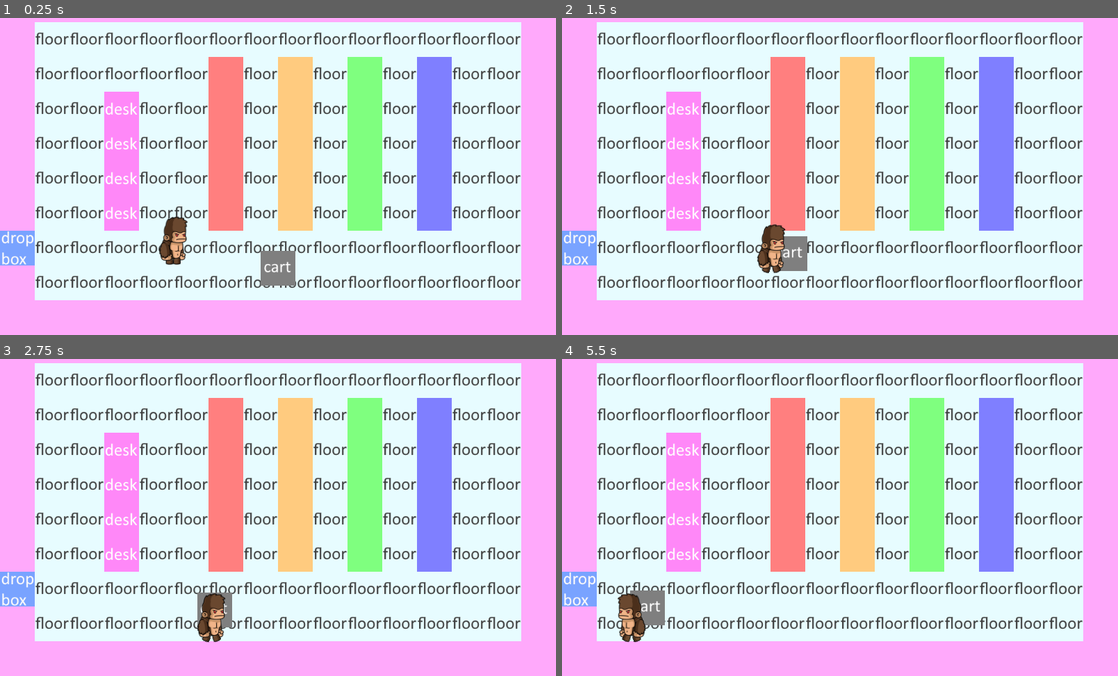
Above: before the commit, frames 1-4 (two rows, left to right).
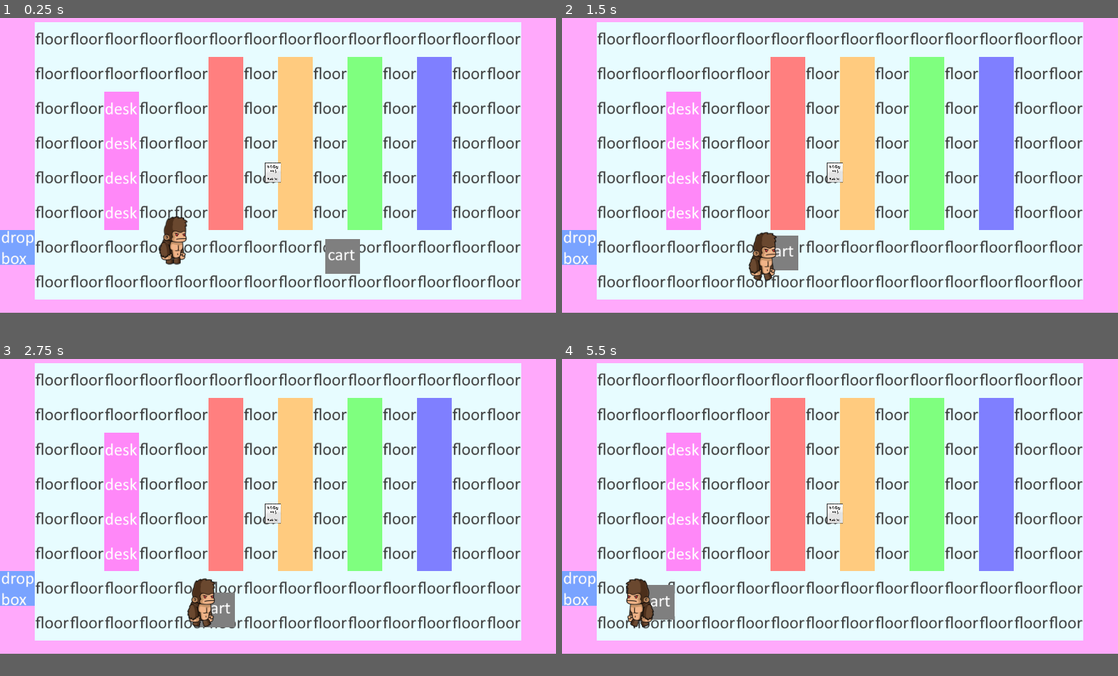
Above: after the commit, the same moments.

Repository: Jawfish/Overbooked
Game: Godot game, scene res://Engine/Main.tscn
Two runs of this game, one before a commit and one after it. Both use one fixed random seed, a clock stepped at 60 frames per second and the inputs below.
Inputs:
- Up to frame 1 (0.25 s): no input
- Up to frame 2 (1.5 s): hold D (move_right) 0.53-1.28 s; hold Space (interact) 0.53-1.28 s; hold S (move_down) from 1.28 s (still down); tap Space (interact) at 1.35 s
- Up to frame 3 (2.75 s): release S (move_down) at 2.03 s; hold D (move_right) from 2.03 s (still down); hold Space (interact) from 2.03 s (still down)
- Up to frame 4 (5.5 s): release D (move_right) at 2.78 s; release Space (interact) at 2.78 s; hold W (move_up) 2.78-3.53 s; tap Space (interact) at 2.85, 4.35 s; hold Space (interact) 3.53-4.28 s; hold A (move_left) 3.53-5.03 s; hold S (move_down) from 5.03 s (still down); hold Space (interact) from 5.03 s (still down)
In our replay, the window is 800x500 before the commit and 800x468 after it. These sizes can differ from the game's own. Grey fills any space a smaller window leaves; there, only what the larger window draws over its background counts as a difference.

The runs differ from the first frame. In frame 1, 4.9% of the frame differs, in the area x 0-94%, y 5-90%; in frame 2, 4.6%; in frame 3, 4.6%; in frame 4, 4.8%.

Commit message:
add interactor + book

Diff:
--- /dev/null
+++ b/Actors/Book.tscn
@@ -0,0 +1,17 @@
+[gd_scene load_steps=3 format=2]
+
+[ext_resource path="res://Assets/Objects/book.png" type="Texture" id=1]
+
+[sub_resource type="RectangleShape2D" id=1]
+extents = Vector2( 16, 20 )
+
+[node name="Book" type="StaticBody2D"]
+collision_layer = 2
+collision_mask = 2147483650
+
+[node name="CollisionShape2D" type="CollisionShape2D" parent="."]
+shape = SubResource( 1 )
+
+[node name="Sprite" type="Sprite" parent="."]
+scale = Vector2( 0.12, 0.15 )
+texture = ExtResource( 1 )
--- /dev/null
+++ b/Actors/Interactor.gd
@@ -0,0 +1,70 @@
+extends Area2D
+
+export var highlightMaterial: Material
+
+var TILE_SIZE: float = 64.0
+var actor: Actor
+var heldItem: Node2D
+var target: PhysicsBody2D
+
+func _enter_tree() -> void:
+	actor = get_parent()
+
+func _input(event):
+	if event.is_action_pressed("ui_select"):
+		if heldItem and not target:
+			# drop
+			var map = get_node("/root/Main")
+			map.add_child(heldItem)
+
+			var pos: Vector2 = actor.global_position
+			# round pos to tile pos
+			pos = Vector2(round(pos.x / TILE_SIZE) * TILE_SIZE, round(pos.y / TILE_SIZE) * TILE_SIZE)
+			# offset to center
+			pos += Vector2(TILE_SIZE / 2, TILE_SIZE / 2)
+
+			heldItem.global_position = pos
+			heldItem = null
+		elif not heldItem and target:
+			# pick up
+			target.get_parent().remove_child(target)  # unlink from scene tree
+			heldItem = target
+			target = null
+		elif heldItem and target:
+			pass  # swap?
+
+func _on_body_entered(body: PhysicsBody2D):
+	#highlight_object(body)
+	print("body in interactor")
+	target = body
+
+func _on_body_exited(body: PhysicsBody2D):
+	#unhighlight_object(body)
+	print("body left")
+	var still_overlapping = self.get_overlapping_bodies()
+	target = still_overlapping[0] if len(still_overlapping) > 0 else null
+
+
+# these don't quite work yet
+func highlight_object(node: Node2D):
+	# find sprites
+	var sprites = [node.get_node_or_null("Sprite") as Sprite]
+
+	# clone and add effects
+	for sprite in sprites:
+		if sprite.get_node_or_null("HighlightEffect") != null:
+			continue
+		print("clone")
+		var clone: Sprite = sprite.duplicate()
+		clone.name = "HighlightEffect"
+		clone.material = highlightMaterial
+		clone.owner = self
+		sprite.add_child(clone)
+
+func unhighlight_object(node: PhysicsBody2D):
+	var sprites = [node.get_node_or_null("Sprite") as Sprite]
+	for sprite in sprites:
+		var highlight = sprite.get_node_or_null("HighlightEffect") as Node
+		if highlight:
+			print("delete")
+			highlight.queue_free()
--- /dev/null
+++ b/Actors/Interactor.tscn
@@ -0,0 +1,10 @@
+[gd_scene load_steps=2 format=2]
+
+[ext_resource path="res://Actors/Interactor.gd" type="Script" id=1]
+
+[node name="Interactor" type="Area2D"]
+collision_layer = 0
+collision_mask = 2
+script = ExtResource( 1 )
+[connection signal="body_entered" from="." to="." method="_on_body_entered"]
+[connection signal="body_exited" from="." to="." method="_on_body_exited"]
--- a/Actors/Player.gd
+++ b/Actors/Player.gd
@@ -16,6 +16,7 @@
 	# emit current player state as a signal so other things can know
 	# these are defined in the parent (Actor) class
 	if direction != Vector2.ZERO:
+		_on_direction_changed(direction)
 		if not current_state == STATES.MOVING:
 			current_state = STATES.MOVING
 			emit_signal("moving")
@@ -29,3 +30,17 @@
 	var movement = movement_speed * direction
 	# uses delta time automatically
 	move_and_slide(movement)
+
+
+func _on_direction_changed(input_dir: Vector2):
+	# update active interactor shapes based on input direction
+	var dirs = {
+		Vector2(-1, 0): $Interactor/Left,
+		Vector2(1, 0): $Interactor/Right,
+		Vector2(0, -1): $Interactor/Up,
+		Vector2(0, 1): $Interactor/Down
+	}
+	for dir in dirs:
+		var active = (abs(input_dir.angle_to(dir)) <= deg2rad(45.00001))
+		#print(str(dir) + ": " + str(abs(rad2deg(input_dir.angle_to(dir)))) + " " + str(active))
+		dirs[dir].disabled = !active
--- a/Actors/Player.tscn
+++ b/Actors/Player.tscn
@@ -1,7 +1,21 @@
-[gd_scene load_steps=4 format=2]
+[gd_scene load_steps=9 format=2]
 
 [ext_resource path="res://Actors/Actor.tscn" type="PackedScene" id=1]
 [ext_resource path="res://Actors/Player.gd" type="Script" id=2]
+[ext_resource path="res://Actors/Interactor.tscn" type="PackedScene" id=3]
+[ext_resource path="res://Assets/Objects/HighlightMaterial.tres" type="Material" id=4]
+
+[sub_resource type="RectangleShape2D" id=1]
+extents = Vector2( 16, 48 )
+
+[sub_resource type="RectangleShape2D" id=3]
+extents = Vector2( 16, 48 )
+
+[sub_resource type="RectangleShape2D" id=2]
+extents = Vector2( 22, 16 )
+
+[sub_resource type="RectangleShape2D" id=4]
+extents = Vector2( 22, 16 )
 
 [sub_resource type="CircleShape2D" id=1]
 radius = 21.2969
@@ -13,3 +27,29 @@
 
 [node name="Collider" parent="." index="1"]
 shape = SubResource( 1 )
+
+[node name="Interactor" parent="." index="2" instance=ExtResource( 3 )]
+position = Vector2( 1.5749, -15.6543 )
+highlightMaterial = ExtResource( 4 )
+
+[node name="Left" type="CollisionShape2D" parent="Interactor" index="0"]
+position = Vector2( -40.7835, 1.26133 )
+shape = SubResource( 1 )
+disabled = true
+
+[node name="Right" type="CollisionShape2D" parent="Interactor" index="1"]
+position = Vector2( 40.7835, -1.52588e-05 )
+shape = SubResource( 3 )
+disabled = true
+
+[node name="Down" type="CollisionShape2D" parent="Interactor" index="2"]
+position = Vector2( 4.57764e-05, 65.5899 )
+shape = SubResource( 2 )
+disabled = true
+
+[node name="Up" type="CollisionShape2D" parent="Interactor" index="3"]
+position = Vector2( -0.420425, -65.1695 )
+shape = SubResource( 4 )
+disabled = true
+
+[editable path="Interactor"]
--- /dev/null
+++ b/Assets/Objects/HighlightMaterial.tres
@@ -0,0 +1,41 @@
+[gd_resource type="CanvasItemMaterial" load_steps=3 format=2]
+
+[sub_resource type="Shader" id=1]
+code = "shader_type canvas_item;
+
+uniform float outline_width = 25.0;
+uniform vec4 outline_color: hint_color;
+
+void fragment() {
+	vec4 col = texture(TEXTURE, UV);
+	vec2 ps = TEXTURE_PIXEL_SIZE;
+	float a;
+	float maxa = col.a;
+	float mina = col.a;
+
+	a = texture(TEXTURE, UV + vec2(0.0, -outline_width) * ps).a;
+	maxa = max(a, maxa);
+	mina = min(a, mina);
+
+	a = texture(TEXTURE, UV + vec2(0.0, outline_width) * ps).a;
+	maxa = max(a, maxa);
+	mina = min(a, mina);
+
+	a = texture(TEXTURE, UV + vec2(-outline_width, 0.0) * ps).a;
+	maxa = max(a, maxa);
+	mina = min(a, mina);
+
+	a = texture(TEXTURE, UV + vec2(outline_width, 0.0) * ps).a;
+	maxa = max(a, maxa);
+	mina = min(a, mina);
+
+	COLOR = mix(col, outline_color, maxa - mina);
+}"
+
+[sub_resource type="ShaderMaterial" id=2]
+shader = SubResource( 1 )
+shader_param/outline_width = 25.0
+shader_param/outline_color = Color( 1, 0, 0, 1 )
+
+[resource]
+next_pass = SubResource( 2 )
--- a/Engine/Main.tscn
+++ b/Engine/Main.tscn
@@ -1,8 +1,9 @@
-[gd_scene load_steps=4 format=2]
+[gd_scene load_steps=5 format=2]
 
 [ext_resource path="res://Actors/Player.tscn" type="PackedScene" id=1]
 [ext_resource path="res://Engine/World.tscn" type="PackedScene" id=2]
-[ext_resource path="res://Objects/CartObject.tscn" type="PackedScene" id=3]
+[ext_resource path="res://Actors/Book.tscn" type="PackedScene" id=3]
+[ext_resource path="res://Objects/CartObject.tscn" type="PackedScene" id=4]
 
 [node name="Main" type="Node2D"]
 
@@ -11,5 +12,8 @@
 [node name="Player" parent="." instance=ExtResource( 1 )]
 position = Vector2( 317.725, 481.367 )
 
-[node name="CartObject" parent="." instance=ExtResource( 3 )]
-position = Vector2( 512.524, 517.243 )
+[node name="Book" parent="." instance=ExtResource( 3 )]
+position = Vector2( 503.039, 341.225 )
+
+[node name="CartObject2" parent="." instance=ExtResource( 4 )]
+position = Vector2( 630.539, 496.08 )
--- a/project.godot
+++ b/project.godot
@@ -58,10 +58,10 @@
 
 config/name="Overbooked"
 run/main_scene="res://Engine/Main.tscn"
+config/icon="res://icon.png"
 
 [display]
 
-window/size/height=640
 window/stretch/mode="2d"
 window/stretch/aspect="keep"
 
@@ -102,3 +102,9 @@
 , Object(InputEventJoypadButton,"resource_local_to_scene":false,"resource_name":"","device":0,"button_index":2,"pressure":0.0,"pressed":false,"script":null)
  ]
 }
+
+[layer_names]
+
+2d_physics/layer_1="Solid"
+2d_physics/layer_2="Interactable"
+2d_physics/layer_3="SolidPlaceable"
Binary file added: Assets/Objects/book.png
Not shown, added: Assets/Objects/book.png.import
